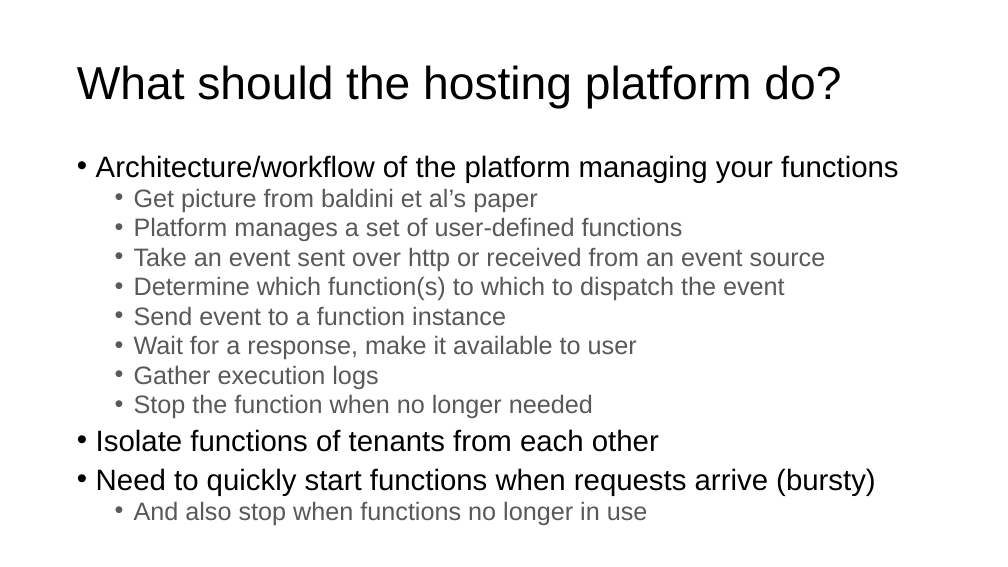
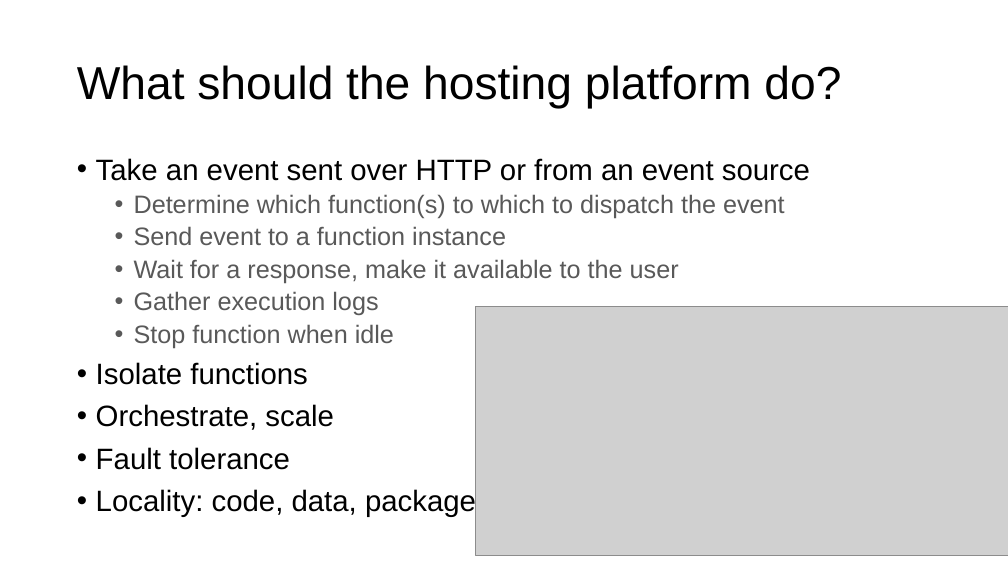
Before and after one commit to ngsrinivas/coursegen, a slide deck: slide 19 of ex/553-S25/staging/553-S25/lectures/07-application-architecture.pptx (slide 15 before the commit). Drawn at 1008x567 pixels with LibreOffice and Linux fonts; fonts in the diff are those of the drawing; grey boxes stand for pictures. Boxes give left, top, right and bottom in pixels: in the first picture for what was removed or moved away, otherwise in the second. Text is boxed around its words. In the diff, an @@ line names an element or a change of style, - is before the commit and + after.

```diff
--- a/ex/553-S25/staging/553-S25/lectures/07-application-architecture.pptx
+++ b/ex/553-S25/staging/553-S25/lectures/07-application-architecture.pptx
@@ text at (96,158,810,181): text changed; size 24 to 28 pt; text colour #595959 to #000000 @@
-• Architecture/workflow of the platform managing your functions
-  • Get picture from baldini et al’s paper
-  • Platform manages a set of user-defined functions
-  • Take an event sent over http or received from an event source
+• Take an event sent over HTTP or from an event source
@@ text at (134,194,785,315): line spacing 0.8 to 0.9 @@
@@ text at (134,259,679,283): text changed @@
-  • Wait for a response, make it available to user
+  • Wait for a response, make it available to the user
@@ text at (96,324,476,517): text changed @@
-  • Stop the function when no longer needed
-• Isolate functions of tenants from each other
-• Need to quickly start functions when requests arrive (bursty)
-  • And also stop when functions no longer in use
+  • Stop function when idle
+• Isolate functions
+• Orchestrate, scale
+• Fault tolerance
+• Locality: code, data, package
@@ picture added at (476,306,1008,555) @@
```
Also in this commit, not shown: 6 other slides changed, 6 slides added, 3 slides removed, 2 other files.
